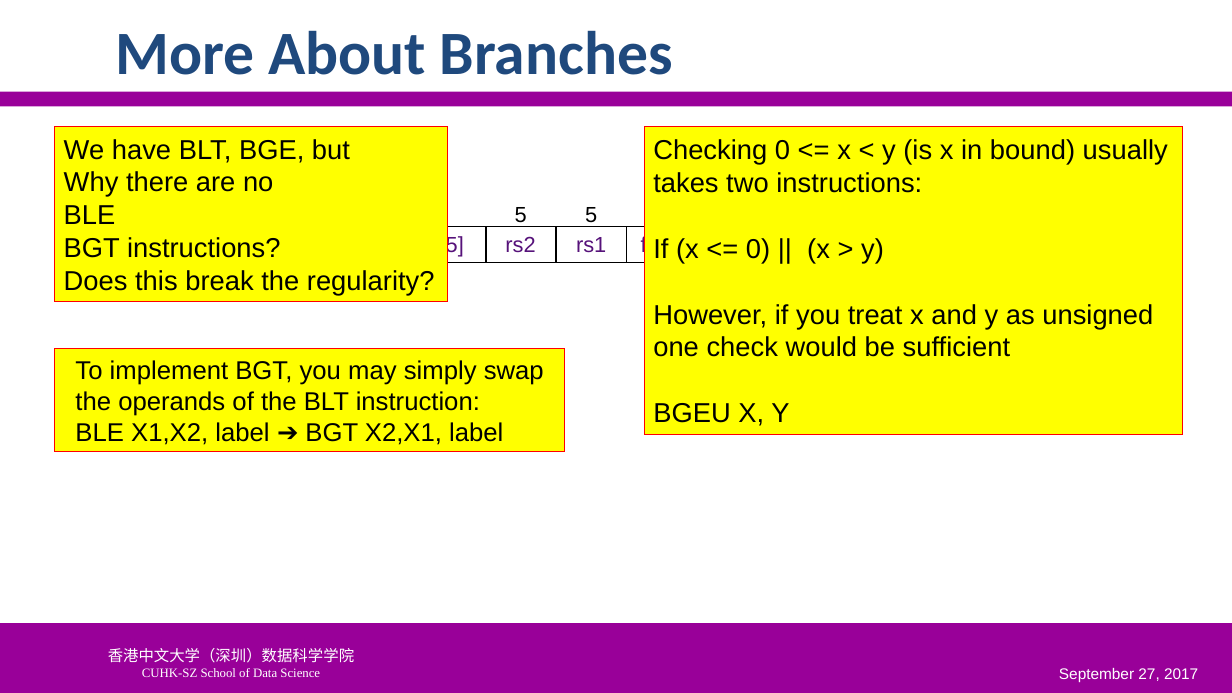
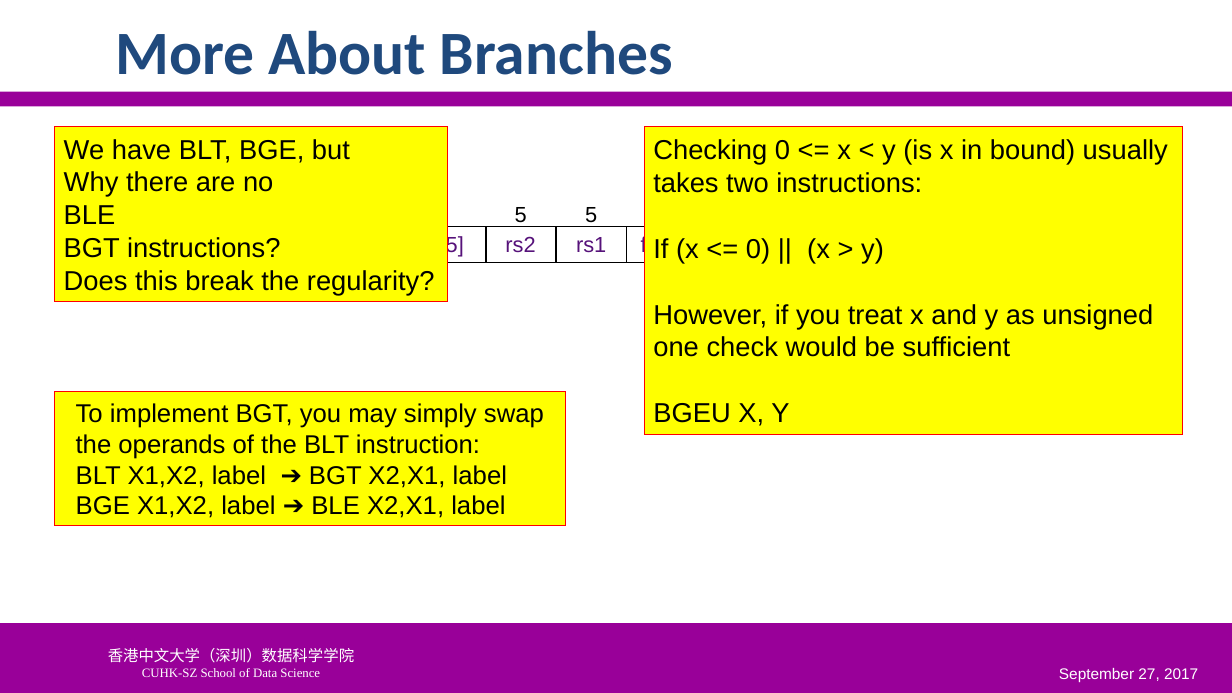
Before and after one commit to SUNCHAOYI923/CMU_CSAPP, a slide deck: slide 57 of slide/CA3060-3-ISA.pptx (slide 50 before the commit). Drawn at 1232x693 pixels with LibreOffice and Linux fonts; fonts in the diff are those of the drawing; grey boxes stand for pictures; background and template pictures are left out. Boxes give left, top, right and bottom in pixels: in the first picture for what was removed or moved away, otherwise in the second. Text is boxed around its words. In the diff, an @@ line names an element or a change of style, - is before the commit and + after.

```diff
--- a/slide/CA3060-3-ISA.pptx
+++ b/slide/CA3060-3-ISA.pptx
@@ rectangle "To implement BGT, you may ..." resized from (x1=55, y1=348, x2=565, y2=451) to (x1=55, y1=392, x2=565, y2=526) @@
@@ text in rectangle at (x1=76, y1=465, x2=507, y2=518): text changed @@
-BLE X1,X2, label ➔ BGT X2,X1, label
+BLT X1,X2, label ➔ BGT X2,X1, label
+BGE X1,X2, label ➔ BLE X2,X1, label
```
Also in this commit, not shown: 18 other slides changed, 7 slides added, 5 other files.
